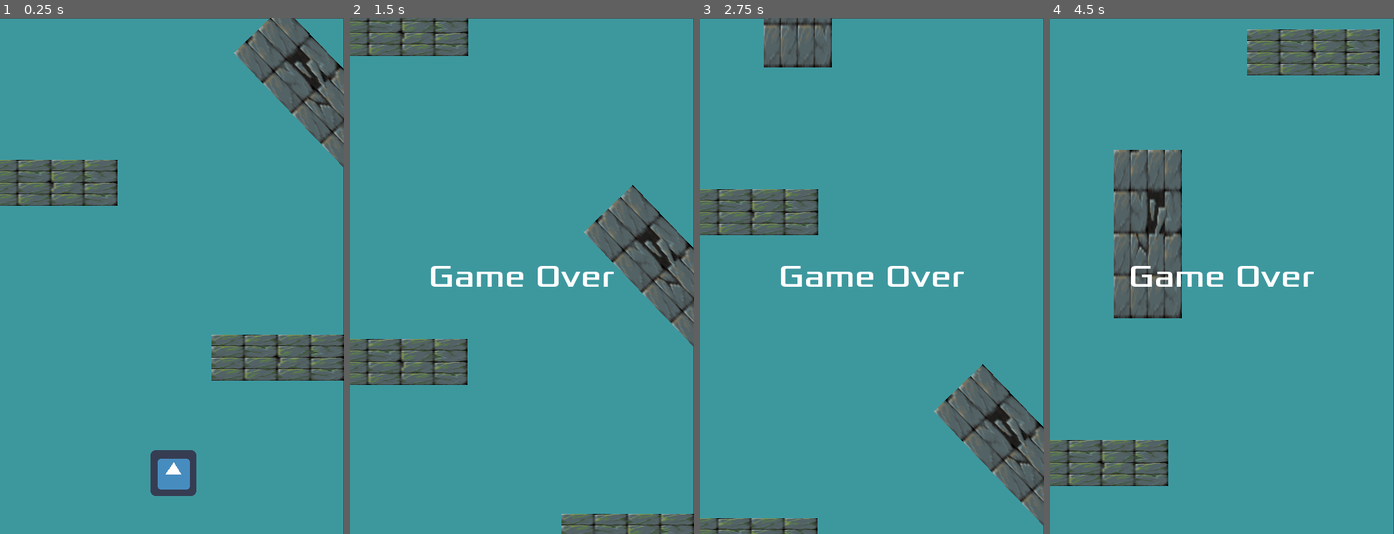
Above: before the commit, frames 1-4 (left to right).
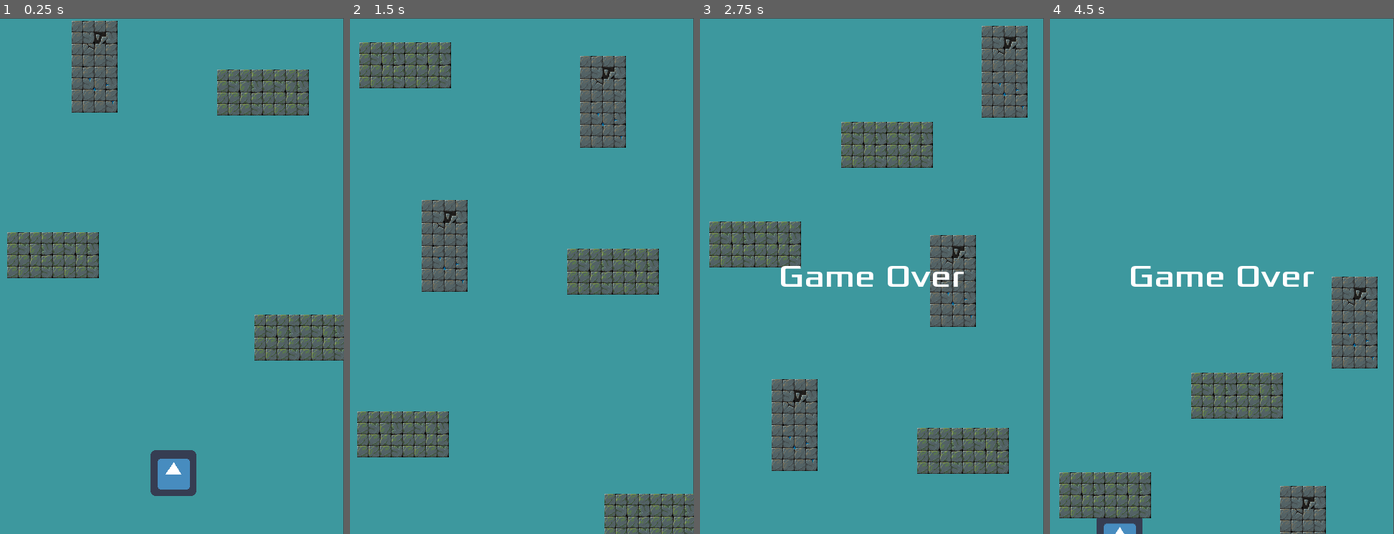
Above: after the commit, the same moments.

Repository: Harrison-Winters/Jet-Pack-Escape
Game: Godot game, scene res://Stage1.tscn
The game is run twice, just before and just after one commit, with the same random seed, the same clock (stepped at 60 frames per second) and the same inputs. The engine's default icon, where the game draws it, is replaced by a stand-in: a white triangle on a blue panel in a dark square.
Inputs:
- Up to frame 1 (0.25 s): no input
- Up to frame 2 (1.5 s): hold Right (ui_right) 0.53-1.28 s; hold Down (ui_down) from 1.28 s (still down)
- Up to frame 3 (2.75 s): release Down (ui_down) at 2.03 s; hold Right (ui_right) from 2.03 s (still down)
- Up to frame 4 (4.5 s): release Right (ui_right) at 2.78 s; hold Up (ui_up) 2.78-3.53 s; hold Left (ui_left) from 3.53 s (still down)

The runs differ from the first frame. In frame 1, 17% of the frame differs, in the area x 0-100%, y 0-71%; in frame 2, 22%; in frame 3, 22%, in the area x 0-100%, y 0-100%; in frame 4, 20%.

Commit message:
added walls

Diff:
--- a/Jetpack Escape/Obstacle2.tscn
+++ /dev/null
@@ -1,18 +0,0 @@
-[gd_scene load_steps=2 format=2]
-
-[ext_resource path="res://art/png/TILE_2B.png" type="Texture" id=1]
-
-[node name="Obstacle2" type="Node2D"]
-
-[node name="StaticBody2D" type="StaticBody2D" parent="."]
-
-[node name="Sprite" type="Sprite" parent="StaticBody2D"]
-position = Vector2( 50.5, 116.25 )
-scale = Vector2( 1.48438, 3.67969 )
-texture = ExtResource( 1 )
-region_filter_clip = true
-
-[node name="CollisionPolygon2D" type="CollisionPolygon2D" parent="StaticBody2D"]
-position = Vector2( 49.95, 115.675 )
-scale = Vector2( 1.48535, 3.81494 )
-polygon = PoolVector2Array( 32, 32, -32, 32, -32, -32, 32, -32 )
--- a/Jetpack Escape/Obstacles.tscn
+++ /dev/null
@@ -1,19 +0,0 @@
-[gd_scene load_steps=3 format=2]
-
-[ext_resource path="res://art/png/TILE_1A.png" type="Texture" id=1]
-[ext_resource path="res://Obstacles.gd" type="Script" id=2]
-
-[node name="Obstacles" type="Node2D"]
-script = ExtResource( 2 )
-
-[node name="Wall1" type="StaticBody2D" parent="."]
-
-[node name="CollisionPolygon2D" type="CollisionPolygon2D" parent="Wall1"]
-position = Vector2( 385, 118 )
-scale = Vector2( 2.89063, 1 )
-polygon = PoolVector2Array( 32, 32, -32, 32, -32, -32, 32, -32 )
-
-[node name="Sprite" type="Sprite" parent="Wall1"]
-position = Vector2( 385, 118 )
-scale = Vector2( 2.89063, 1 )
-texture = ExtResource( 1 )
--- a/Jetpack Escape/Part1.tscn
+++ b/Jetpack Escape/Part1.tscn
@@ -1,29 +1,31 @@
-[gd_scene load_steps=4 format=2]
+[gd_scene load_steps=3 format=2]
 
-[ext_resource path="res://Obstacles.tscn" type="PackedScene" id=1]
-[ext_resource path="res://Obstacle2.tscn" type="PackedScene" id=2]
-[ext_resource path="res://Obstacles.gd" type="Script" id=3]
+[ext_resource path="res://Wall1.tscn" type="PackedScene" id=1]
+[ext_resource path="res://Wall2.tscn" type="PackedScene" id=2]
 
 [node name="Part1" type="Node2D"]
 position = Vector2( -300, -51 )
 
 [node name="Obstacle1" parent="." instance=ExtResource( 1 )]
-position = Vector2( -3, 183 )
+position = Vector2( 301, 326 )
 
 [node name="Obstacle2" parent="." instance=ExtResource( 2 )]
-position = Vector2( 635, 123 )
-rotation = -0.764454
-script = ExtResource( 3 )
+position = Vector2( 391, 31 )
 
 [node name="Obstacle3" parent="." instance=ExtResource( 1 )]
-position = Vector2( 313, 427 )
+position = Vector2( 646, 441 )
 
 [node name="Obstacle4" parent="." instance=ExtResource( 1 )]
-position = Vector2( -2, -276 )
+position = Vector2( 594, 99 )
 
 [node name="Obstacle5" parent="." instance=ExtResource( 2 )]
-position = Vector2( 396, -594 )
-script = ExtResource( 3 )
+position = Vector2( 612, -170 )
 
 [node name="Obstacle6" parent="." instance=ExtResource( 1 )]
-position = Vector2( 293, -849 )
+position = Vector2( 304, -189 )
+
+[node name="Obstacle7" parent="." instance=ExtResource( 2 )]
+position = Vector2( 684, -462 )
+
+[node name="Obstacles" parent="." instance=ExtResource( 1 )]
+position = Vector2( 488, -328 )
--- a/Jetpack Escape/Stage1.tscn
+++ b/Jetpack Escape/Stage1.tscn
@@ -11,9 +11,6 @@
 
 [sub_resource type="RectangleShape2D" id=5]
 extents = Vector2( 100.312, 49 )
-
-[sub_resource type="RectangleShape2D" id=4]
-extents = Vector2( 87.3072, 34 )
 
 [node name="Stage1" type="Node2D"]
 script = ExtResource( 5 )
@@ -47,30 +44,6 @@
 margin_bottom = 130.0
 color = Color( 0.211765, 0.188235, 0.188235, 1 )
 
-[node name="FallingWall2" type="StaticBody2D" parent="WallContainer"]
-position = Vector2( 366, -414 )
-physics_material_override = SubResource( 3 )
-script = ExtResource( 2 )
-
-[node name="CollisionShape2D" type="CollisionShape2D" parent="WallContainer/FallingWall2"]
-position = Vector2( 468, 122 )
-scale = Vector2( 1.426, 1 )
-shape = SubResource( 4 )
-
-[node name="ColorRect" type="ColorRect" parent="WallContainer/FallingWall2"]
-margin_left = 332.0
-margin_top = 93.0
-margin_right = 578.0
-margin_bottom = 167.0
-color = Color( 0.443137, 0.470588, 0.458824, 1 )
-
-[node name="Outline" type="ColorRect" parent="WallContainer/FallingWall2"]
-margin_left = 399.0
-margin_top = 133.0
-margin_right = 628.0
-margin_bottom = 185.0
-color = Color( 0.211765, 0.188235, 0.188235, 1 )
-
 [node name="BackgroundLayer" type="CanvasLayer" parent="."]
 layer = -1
 
@@ -91,4 +64,4 @@
 [node name="HUD" parent="." instance=ExtResource( 4 )]
 
 [node name="Part1" parent="." instance=ExtResource( 6 )]
-position = Vector2( -310, -121 )
+position = Vector2( -292, -78 )
--- /dev/null
+++ b/Jetpack Escape/Wall1.tscn
@@ -0,0 +1,22 @@
+[gd_scene load_steps=3 format=2]
+
+[ext_resource path="res://art/png/TILE_1A.png" type="Texture" id=1]
+[ext_resource path="res://Wall.gd" type="Script" id=2]
+
+[node name="Obstacles" type="Node2D"]
+script = ExtResource( 2 )
+
+[node name="StaticBody2D" type="StaticBody2D" parent="."]
+
+[node name="CollisionPolygon2D" type="CollisionPolygon2D" parent="StaticBody2D"]
+position = Vector2( 64.5, 33 )
+scale = Vector2( 2.09961, 1 )
+polygon = PoolVector2Array( 32, 32, -32, 32, -32, -32, 32, -32 )
+
+[node name="Sprite" type="Sprite" parent="StaticBody2D"]
+position = Vector2( 33, 33 )
+texture = ExtResource( 1 )
+
+[node name="Sprite2" type="Sprite" parent="StaticBody2D"]
+position = Vector2( 97, 33 )
+texture = ExtResource( 1 )
--- /dev/null
+++ b/Jetpack Escape/Wall2.tscn
@@ -0,0 +1,25 @@
+[gd_scene load_steps=4 format=2]
+
+[ext_resource path="res://art/png/TILE_2B.png" type="Texture" id=1]
+[ext_resource path="res://Wall.gd" type="Script" id=2]
+[ext_resource path="res://art/png/TILE_2E.png" type="Texture" id=3]
+
+[node name="Obstacle2" type="Node2D"]
+script = ExtResource( 2 )
+
+[node name="StaticBody2D" type="StaticBody2D" parent="."]
+
+[node name="CollisionPolygon2D" type="CollisionPolygon2D" parent="StaticBody2D"]
+position = Vector2( 32.4875, 64.25 )
+scale = Vector2( 1.16235, 2.12402 )
+polygon = PoolVector2Array( 32, 32, -32, 32, -32, -32, 32, -32 )
+
+[node name="Sprite" type="Sprite" parent="StaticBody2D"]
+position = Vector2( 33, 33 )
+texture = ExtResource( 1 )
+region_filter_clip = true
+
+[node name="Sprite2" type="Sprite" parent="StaticBody2D"]
+position = Vector2( 33, 97 )
+texture = ExtResource( 3 )
+region_filter_clip = true
Not shown: 1 places in Jetpack Escape/Stage1.tscn that only renumber resources
Renamed: Jetpack Escape/Obstacles.gd -> Jetpack Escape/Wall.gd
